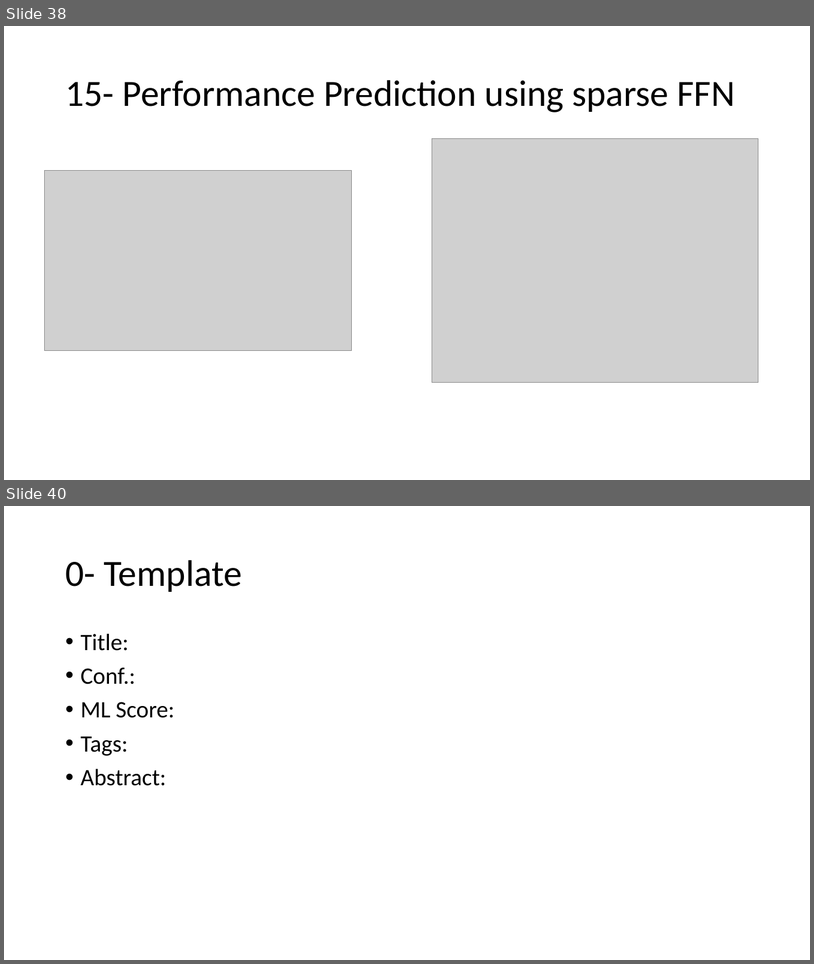
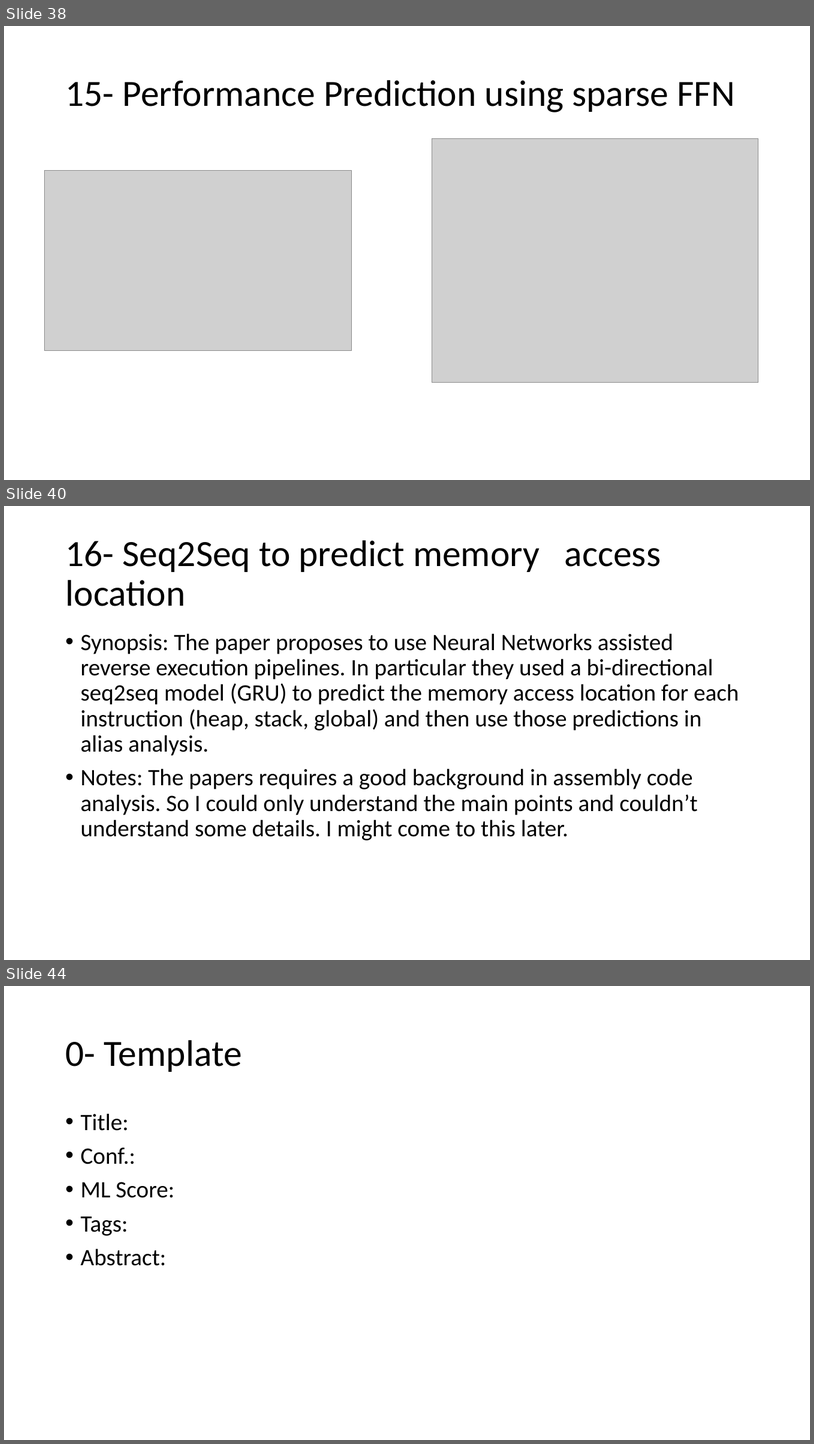
Before and after one commit to AhmadM-DL/SEML, a slide deck: SEML.pptx. Shown one above the other, each under a label of ours: slides 38 and 40 before the commit, slides 38, 40 and 44 after it; the slides between them are not shown. The pictures are 814x964 and 814x1444 pixels, drawn with LibreOffice and Linux fonts; fonts in the diff are those of the drawing; grey boxes stand for pictures. Boxes give left, top, right and bottom in pixels: in the first picture for what was removed or moved away, otherwise in the second. Text is boxed around its words. In the diff, an @@ line names an element or a change of style, - is before the commit and + after.

```diff
--- a/SEML.pptx
+++ b/SEML.pptx
@@ slide 40 added at bbox=[4, 506, 810, 960], background #FFFFFF @@
@@ title added at bbox=[65, 540, 661, 606], 44 pt, text #000000 @@
+16- Seq2Seq to predict memory access location
@@ text added at bbox=[81, 633, 739, 840], 28 pt, text #000000 @@
+• Synopsis: The paper proposes to use Neural Networks assisted reverse execution pipelines. In particular they used a bi-directional seq2seq model (GRU) to predict the memory access location for each instruction (heap, stack, global) and then use those predictions in alias analysis.
+• Notes: The papers requires a good background in assembly code analysis. So I could only understand the main points and couldn’t understand some details. I might come to this later.
@@ what was slide 40 is now slide 44 @@
```
Also in this commit, not shown: 1 slide changed, 19 other slides added.
